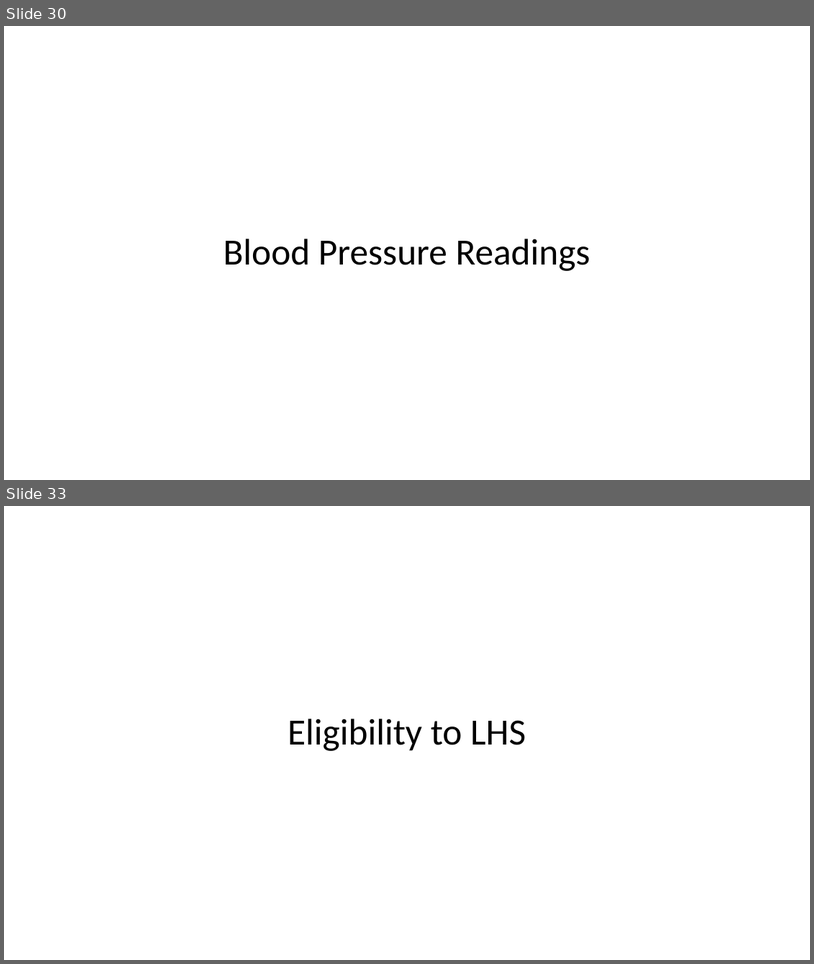
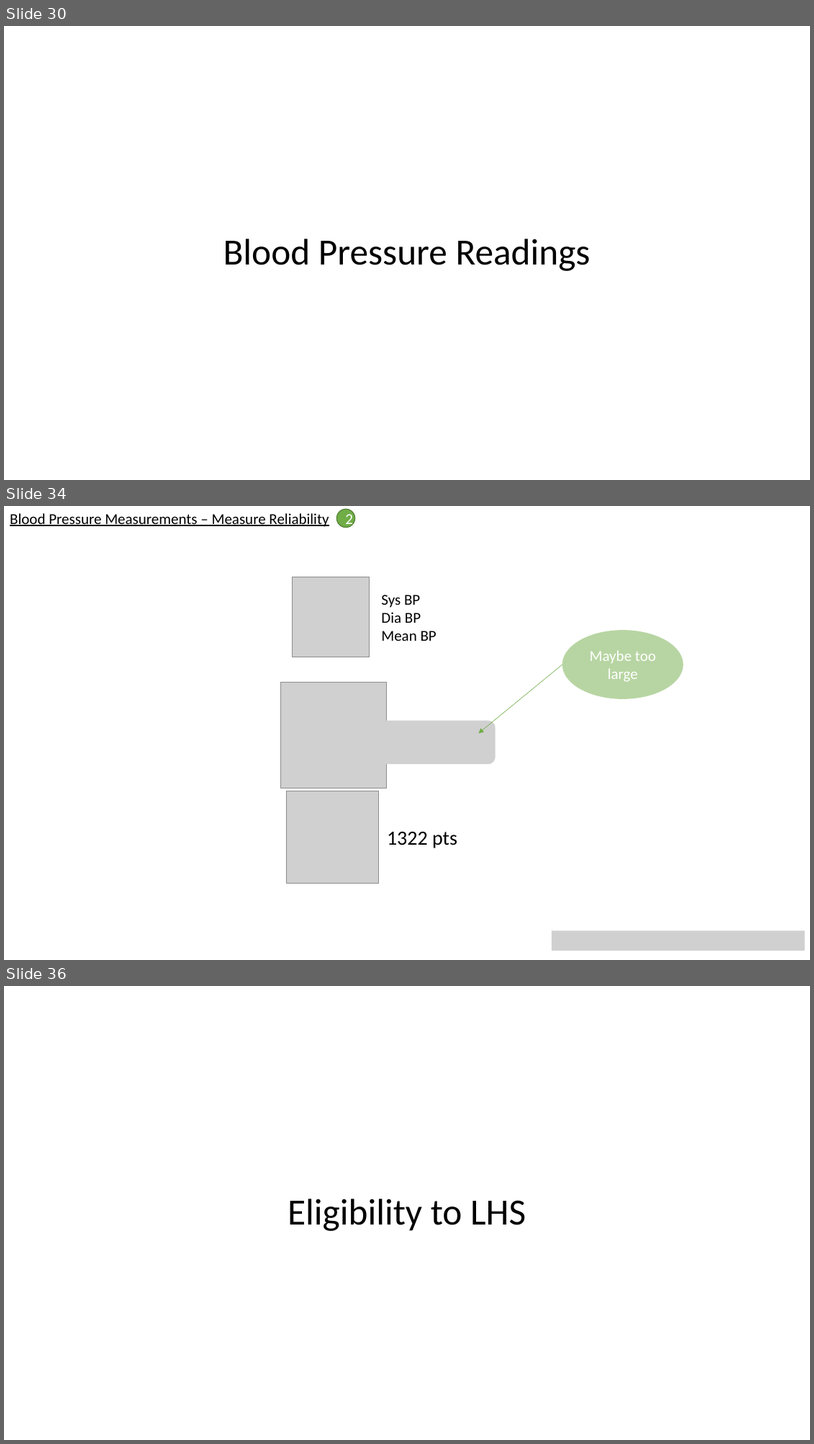
Before and after one commit to UPOD-datascience/ODIN, a slide deck: assets/ppt/data_exploration.pptx. Shown one above the other, each under a label of ours: slides 30 and 33 before the commit, slides 30, 34 and 36 after it; the slides between them are not shown. The pictures are 814x964 and 814x1444 pixels, drawn with LibreOffice and Linux fonts; fonts in the diff are those of the drawing; grey boxes stand for pictures. Boxes give left, top, right and bottom in pixels: in the first picture for what was removed or moved away, otherwise in the second. Text is boxed around its words. In the diff, an @@ line names an element or a change of style, - is before the commit and + after.

Commit message:
blood pressure finish

```diff
--- a/assets/ppt/data_exploration.pptx
+++ b/assets/ppt/data_exploration.pptx
@@ slide 34 added at (4, 506, 810, 960), background #FFFFFF @@
@@ text added at (10, 513, 329, 527), 18 pt, text #000000, underline @@
+Blood Pressure Measurements – Measure Reliability
@@ ellipse added at (337, 509, 355, 527), fill #70AD47, outline #538035 1 pt, 18 pt, text #FFFFFF @@
+2
@@ picture added at (293, 577, 369, 657) @@
@@ text added at (381, 595, 437, 641), 18 pt, text #000000 @@
+Sys BP
+Dia BP
+Mean BP
@@ ellipse added at (563, 630, 684, 699), fill #70AD47 at 50% opacity, 18 pt, text #FFFFFF @@
+Maybe too large
@@ arrow added from (563, 664) to (479, 733), #70AD47 0.5 pt @@
@@ picture added at (280, 682, 386, 788) @@
@@ picture added at (337, 720, 496, 764) @@
@@ picture added at (286, 791, 378, 883) @@
@@ text added at (387, 831, 458, 848), 24 pt, text #000000 @@
+1322 pts
@@ picture added at (552, 931, 805, 951) @@
@@ what was slide 33 is now slide 36 @@
```
Also in this commit, not shown: 4 other slides added, 2 slides removed, 3 other files.
